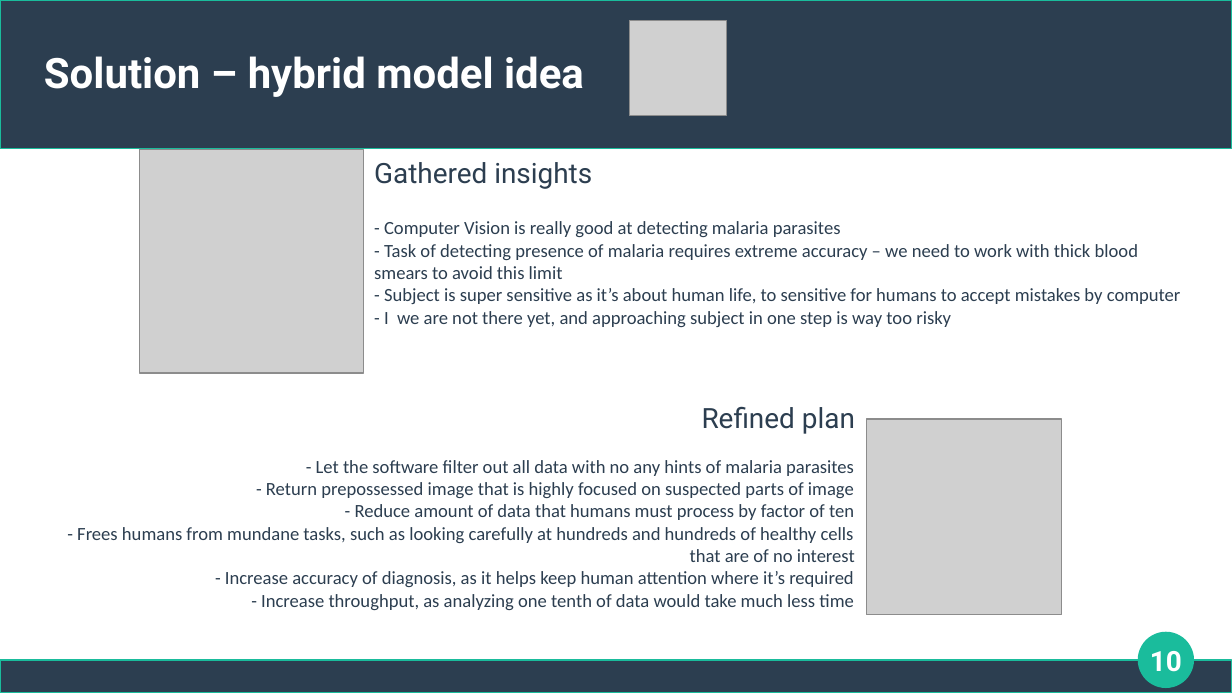
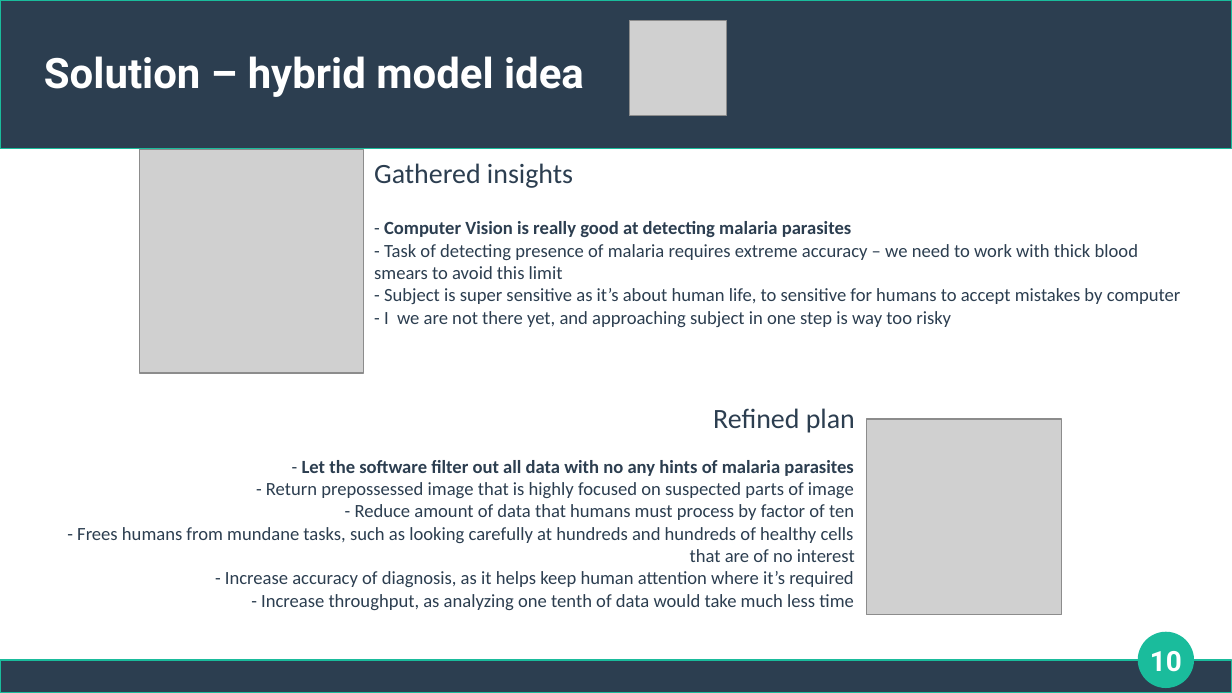
Before and after one commit to adaslesniak/ai-school_project3, a slide deck: slide 10 of Malaria Detection using Computer Vision.odp. Drawn at 1232x693 pixels with LibreOffice and Linux fonts; fonts in the diff are those of the drawing; grey boxes stand for pictures. Boxes give left, top, right and bottom in pixels: in the first picture for what was removed or moved away, otherwise in the second. Text is boxed around its words. In the diff, an @@ line names an element or a change of style, - is before the commit and + after.

```diff
--- a/Malaria Detection using Computer Vision.odp
+++ b/Malaria Detection using Computer Vision.odp
@@ text "Gathered insights" at (374,163,573,188): font Roboto to Calibri @@
@@ text at (384,221,851,237): bold on in "Computer Vision is really good at detecting ..." @@
@@ text "Refined plan" at (713,408,855,433): font Roboto to Calibri @@
@@ text at (302,460,853,476): bold on in "Let the software filter out all data ..." @@
```
Also in this commit, not shown: 10 other slides changed, 2 other files.
